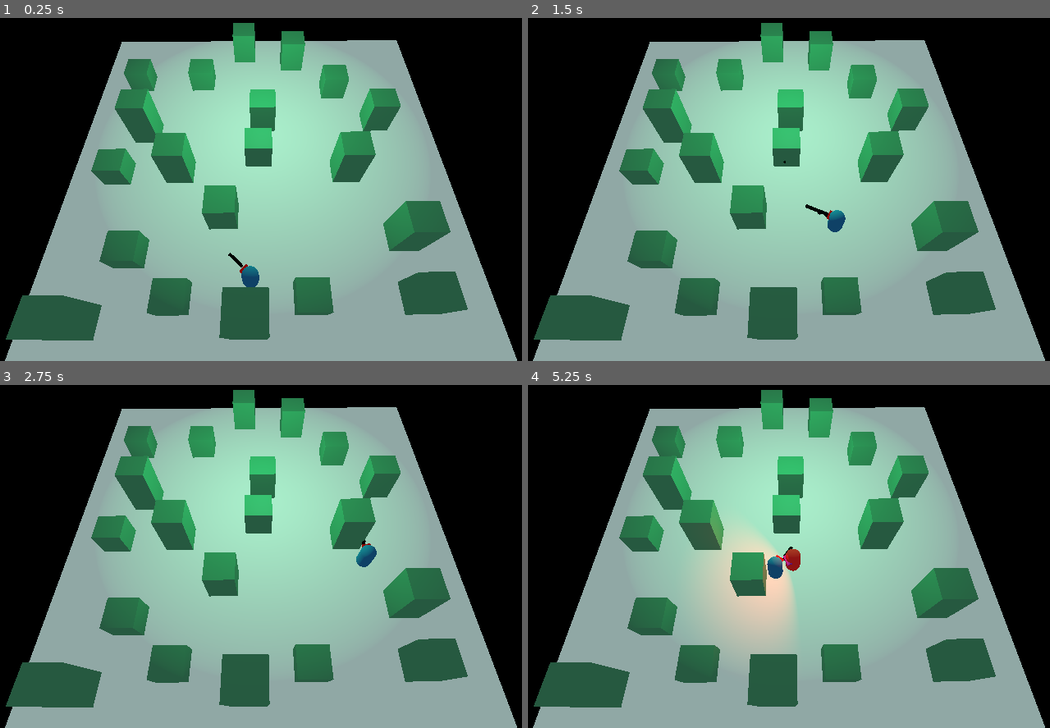
Above: before the commit, frames 1-4 (two rows, left to right).
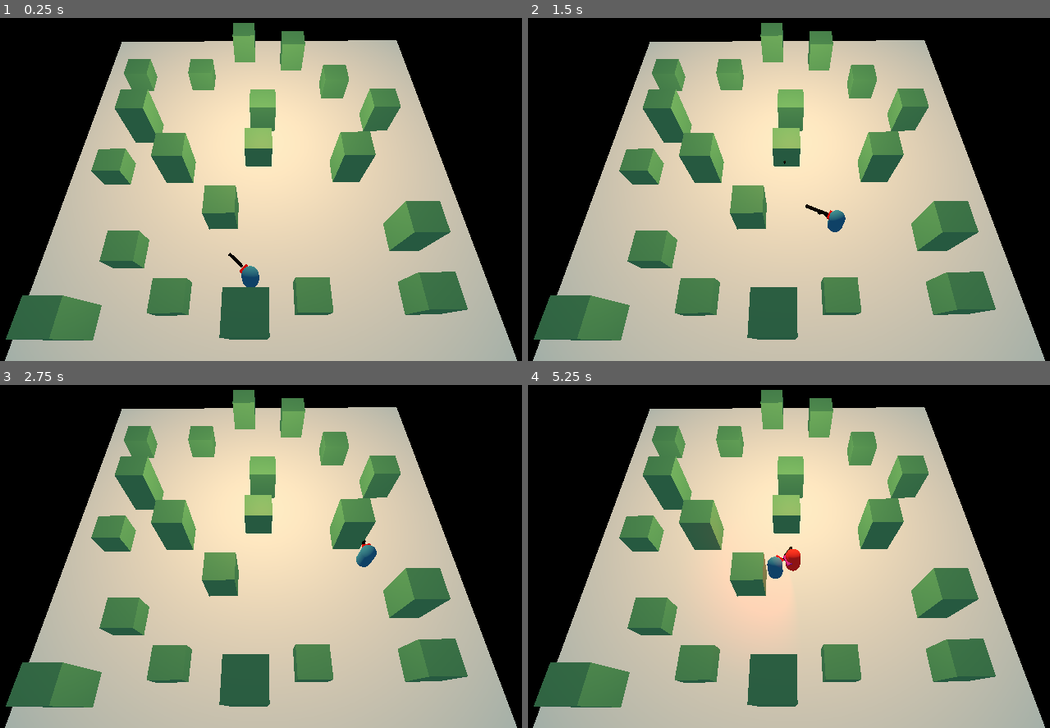
Above: after the commit, the same moments.

Repository: gxhamster/Godot-Basic-Shooting-Game-3D
Game: Godot game, scene res://World.tscn
Same seed, same stepped clock (60 frames per second), same inputs: the game is played once before the commit and once after it.
Inputs (mouse positions are in pixels of both pictures, inside the frame that each line leads up to):
- Up to frame 1 (0.25 s): no input
- Up to frame 2 (1.5 s): tap Enter at 0.5 s; move the mouse to (929, 148) at 0.52 s; hold W (forward) 0.53-1.28 s; tap E (changed_gun) at 0.6 s; move the mouse to (658, 189) at 1.27 s; hold S (backward) from 1.28 s (still down); click (658, 189) at 1.35 s
- Up to frame 3 (2.75 s): move the mouse to (323, 450) at 2.02 s; release S (backward) at 2.03 s; hold W (forward) from 2.03 s (still down); tap E (changed_gun) at 2.1 s
- Up to frame 4 (5.25 s): move the mouse to (752, 611) at 2.77 s; click (752, 611) at 2.85 s; move the mouse to (982, 594) at 3.52 s; release W (forward) at 3.53 s; hold S (backward) from 3.53 s (still down); tap E (changed_gun) at 3.6, 5.1 s; move the mouse to (590, 477) at 4.27 s; click (590, 477) at 4.35 s; move the mouse to (820, 535) at 5.02 s

The runs differ from the first frame. In frame 1, 63% of the frame differs, in the area x 1-100%, y 1-100%; in frame 2, 63%; in frame 3, 64%; in frame 4, 63%.

Commit message:
Added a todo.txt

Diff:
--- a/World.tscn
+++ b/World.tscn
@@ -46,6 +46,7 @@
 [node name="Nav" type="Navigation" parent="."]
 
 [node name="NavigationMeshInstance" type="NavigationMeshInstance" parent="Nav"]
+transform = Transform( 1, 0.000302599, -9.999e-05, -0.000302624, 1, -0.000195825, 9.99248e-05, 0.000195864, 1, 0, 0, 0 )
 navmesh = SubResource( 1 )
 
 [node name="Obstacles" type="Spatial" parent="Nav/NavigationMeshInstance"]
@@ -61,14 +62,6 @@
 [node name="CollisionShape" type="CollisionShape" parent="Nav/NavigationMeshInstance/Obstacles/StaticBody"]
 transform = Transform( 1.72953, 0, 0, 0, 3.24571, 0, 0, 0, 1.62065, 0, 2.02754, 0 )
 shape = SubResource( 4 )
-
-[node name="OmniLight" type="OmniLight" parent="Nav/NavigationMeshInstance/Obstacles/StaticBody"]
-transform = Transform( 1, 0, 0, 0, 1, 0, 0, 0, 1, 0.528139, 12.7735, -3.72432 )
-light_color = Color( 0.4, 0.94902, 0.6, 1 )
-light_energy = 0.82
-light_specular = 0.91
-omni_range = 26.2493
-omni_attenuation = 0.615572
 
 [node name="StaticBody2" type="StaticBody" parent="Nav/NavigationMeshInstance/Obstacles"]
 transform = Transform( 1, 0, 0, 0, 1, 0, 0, 0, 1, -14.6922, -0.975235, 13.3634 )
@@ -393,4 +386,13 @@
 transform = Transform( 0.473827, 0, 0.880618, 0, 1, 0, -0.880618, 0, 0.473827, -13.1823, 2.5646, -9.32895 )
 
 [node name="SpawnTimer" type="Timer" parent="EnemySpawnController"]
+
+[node name="OmniLight" type="OmniLight" parent="."]
+transform = Transform( 1, 0.000302605, -9.99841e-05, -0.000302624, 1, -0.000195834, 9.99248e-05, 0.000195864, 1, 0.532255, 12.7738, -2.50671 )
+light_color = Color( 0.94902, 0.709804, 0.4, 1 )
+light_energy = 1.39
+light_specular = 0.91
+omni_range = 40.9
+omni_attenuation = 0.784584
+omni_shadow_mode = 0
 [connection signal="timeout" from="EnemySpawnController/SpawnTimer" to="EnemySpawnController" method="_on_SpawnTimer_timeout"]
--- a/project.godot
+++ b/project.godot
@@ -19,11 +19,6 @@
 "language": "GDScript",
 "path": "res://Scripts/Enemy.gd"
 }, {
-"base": "Spatial",
-"class": "Gun",
-"language": "GDScript",
-"path": "res://Scripts/Gun.gd"
-}, {
 "base": "KinematicBody",
 "class": "Player",
 "language": "GDScript",
@@ -37,7 +32,6 @@
 _global_script_class_icons={
 "DebugDraw": "",
 "Enemy": "",
-"Gun": "",
 "Player": "",
 "Projectile": ""
 }
Not shown, added: todo.txt
